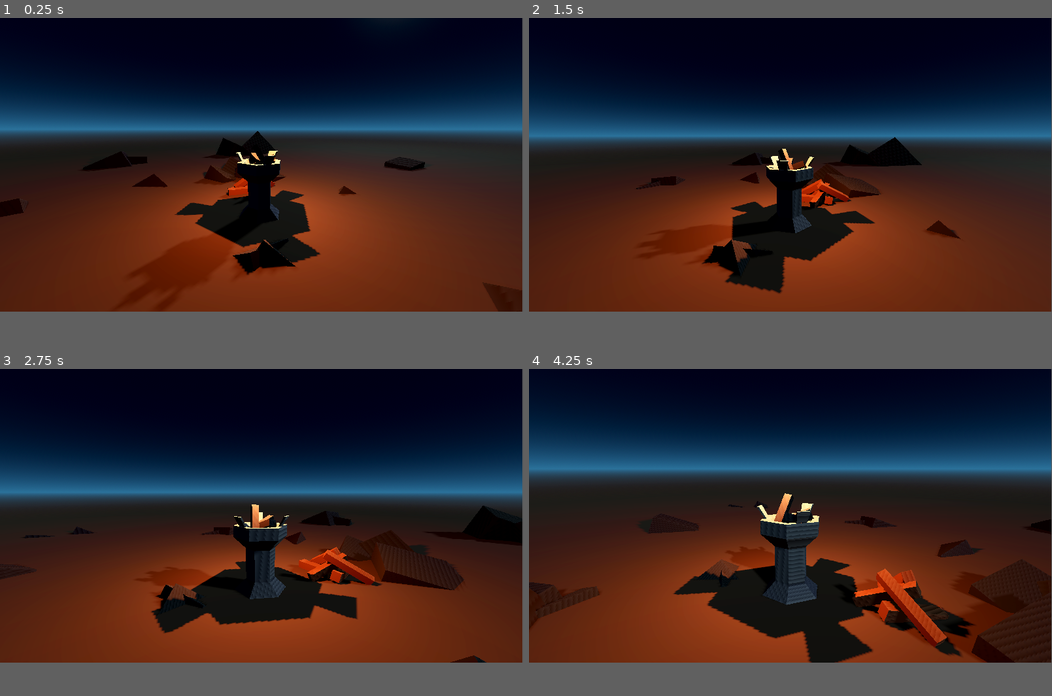
Above: before the commit, frames 1-4 (two rows, left to right).
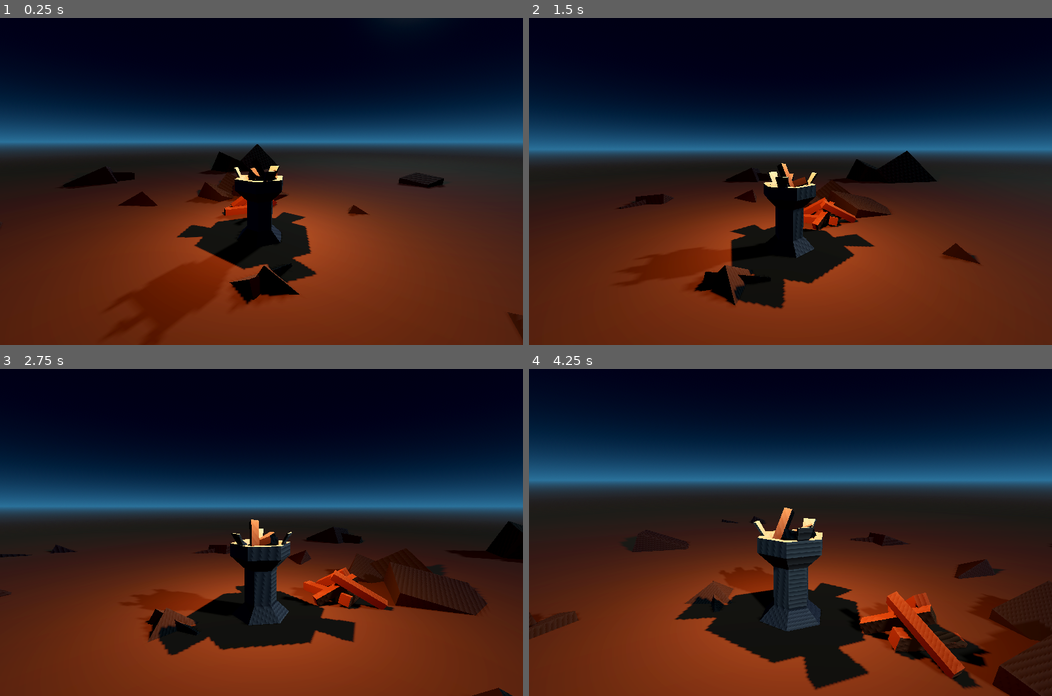
Above: after the commit, the same moments.

Repository: Sidremus/Godot-4.1-VFX-Tutorial-Project
Game: Godot game, scene res://torch VFX/Torch.tscn
Same seed, same stepped clock (60 frames per second), same inputs: the game is played once before the commit and once after it. Sound files missing from this copy of the repository are replaced by a short silence.
Inputs:
- Up to frame 1 (0.25 s): no input
- Up to frame 2 (1.5 s): no input
- Up to frame 3 (2.75 s): no input
- Up to frame 4 (4.25 s): no input
In our replay, the window is 799x449 before the commit and 800x500 after it. These sizes can differ from the game's own. Grey fills any space a smaller window leaves; there, only what the larger window draws over its background counts as a difference.

The runs differ from the first frame. In frame 1, 23% of the frame differs, in the area x 0-100%, y 0-100%; in frame 2, 25%; in frame 3, 30%; in frame 4, 37%, in the area x 0-100%, y 9-100%.

Commit message:
readme
better video

added readme

Create torch_thumbnail_video.mp4

updated readme

embedding test

Update README.md

Diff:
--- a/project.godot
+++ b/project.godot
@@ -21,6 +21,6 @@
 
 [display]
 
-window/size/viewport_width=1920
-window/size/viewport_height=1080
-window/size/mode=3
+window/size/viewport_width=2880
+window/size/viewport_height=1620
+window/size/borderless=true
--- a/torch VFX/Torch.tscn
+++ b/torch VFX/Torch.tscn
@@ -3,19 +3,6 @@
 [ext_resource type="ArrayMesh" uid="uid://cou565kcb5s5" path="res://torch VFX/torch_mesh.obj" id="1_d8i0i"]
 [ext_resource type="Script" path="res://torch VFX/torchlight.gd" id="2_jmu0o"]
 [ext_resource type="AudioStream" uid="uid://cqlc6iivqcxh0" path="res://torch VFX/torch_fire_loop.mp3" id="3_73qxx"]
-
-[sub_resource type="StandardMaterial3D" id="StandardMaterial3D_c8oum"]
-albedo_color = Color(0.4, 0.439216, 0.458824, 1)
-metallic = 0.17
-roughness = 0.7
-
-[sub_resource type="StandardMaterial3D" id="StandardMaterial3D_ypw5c"]
-albedo_color = Color(0.141176, 0.172549, 0.207843, 1)
-distance_fade_min_distance = 31.7
-distance_fade_max_distance = 13.55
-
-[sub_resource type="BoxMesh" id="BoxMesh_1lhyi"]
-material = SubResource("StandardMaterial3D_ypw5c")
 
 [sub_resource type="Gradient" id="Gradient_legtt"]
 offsets = PackedFloat32Array(0.124561, 0.264912, 0.392982, 0.561404, 1)
@@ -260,28 +247,21 @@
 [sub_resource type="BoxMesh" id="BoxMesh_60bww"]
 material = SubResource("StandardMaterial3D_6asn3")
 
+[sub_resource type="StandardMaterial3D" id="StandardMaterial3D_ypw5c"]
+albedo_color = Color(0.141176, 0.172549, 0.207843, 1)
+distance_fade_min_distance = 31.7
+distance_fade_max_distance = 13.55
+
+[sub_resource type="BoxMesh" id="BoxMesh_1lhyi"]
+material = SubResource("StandardMaterial3D_ypw5c")
+
+[sub_resource type="StandardMaterial3D" id="StandardMaterial3D_c8oum"]
+albedo_color = Color(0.4, 0.439216, 0.458824, 1)
+metallic = 0.17
+roughness = 0.7
+
 [node name="World" type="Node3D"]
 transform = Transform3D(1, 0, 0, 0, 1, 0, 0, 0, 1, 0, 0.709935, 0)
-
-[node name="TorchMesh" type="MeshInstance3D" parent="."]
-transform = Transform3D(0.571, 0, 1.71167e-07, 0, 0.571, 0, -1.71167e-07, 0, 0.571, -0.0343991, -0.160167, 0.0077457)
-mesh = ExtResource("1_d8i0i")
-surface_material_override/0 = SubResource("StandardMaterial3D_c8oum")
-
-[node name="Stick2" type="MeshInstance3D" parent="TorchMesh"]
-transform = Transform3D(-0.185073, 0.0451434, -0.678039, -0.110411, 0.036585, 1.11768, 0.0501196, 0.247292, -0.0415748, 0.15093, 1.54714, 0.22947)
-mesh = SubResource("BoxMesh_1lhyi")
-skeleton = NodePath("../..")
-
-[node name="Stick3" type="MeshInstance3D" parent="TorchMesh"]
-transform = Transform3D(0.0975592, 0.171098, -1.10053, -0.211852, 0.0761396, -0.51458, -0.00201738, 0.278537, 0.816692, -0.0102555, 1.3082, 0.0543669)
-mesh = SubResource("BoxMesh_1lhyi")
-skeleton = NodePath("../..")
-
-[node name="Stick4" type="MeshInstance3D" parent="TorchMesh"]
-transform = Transform3D(0.185801, -0.0836731, -0.806193, -0.010038, -0.312846, 0.526519, -0.140643, -0.0882102, -1.10263, -0.0102555, 1.3082, 0.0543669)
-mesh = SubResource("BoxMesh_1lhyi")
-skeleton = NodePath("../..")
 
 [node name="GPUParticles3D" type="GPUParticles3D" parent="."]
 transform = Transform3D(0.965926, 0, 0.258819, 0, 1, 0, -0.258819, 0, 0.965926, -0.0343991, 0.554933, 0.0077457)
@@ -294,8 +274,8 @@
 process_material = SubResource("ParticleProcessMaterial_ob3e1")
 draw_pass_1 = SubResource("SphereMesh_g7ox3")
 
-[node name="Light" type="OmniLight3D" parent="."]
-transform = Transform3D(0.965926, 0, 0.258819, 0, 1, 0, -0.258819, 0, 0.965926, -0.0338056, 1.50158, 0.00758669)
+[node name="Light" type="OmniLight3D" parent="." node_paths=PackedStringArray("audio_stream_player_3d")]
+transform = Transform3D(0.965926, 0, 0.258819, 0, 1, 0, -0.258819, 0, 0.965926, -0.0338056, 1.62503, 0.00758669)
 light_color = Color(1, 0.419608, 0.184314, 1)
 light_energy = 19.24
 light_size = 0.013
@@ -310,6 +290,7 @@
 script = ExtResource("2_jmu0o")
 noise = SubResource("FastNoiseLite_ud4lv")
 radius = 0.15
+audio_stream_player_3d = NodePath("../AudioStreamPlayer3D")
 
 [node name="AudioStreamPlayer3D" type="AudioStreamPlayer3D" parent="."]
 stream = ExtResource("3_73qxx")
@@ -501,3 +482,24 @@
 transform = Transform3D(-0.794314, 2.20865, 1.86104, -1.17019, -2.33409, 1.58789, 2.84004, -0.343994, 1.17477, -2.35696, -1.26688, -12.8979)
 mesh = SubResource("BoxMesh_1lhyi")
 skeleton = NodePath("../../..")
+
+[node name="TorchMesh" type="MeshInstance3D" parent="PresentationOnly"]
+transform = Transform3D(0.571, 0, 1.71167e-07, 0, 0.571, 0, -1.71167e-07, 0, 0.571, -0.0343991, -0.160167, 0.0077457)
+mesh = ExtResource("1_d8i0i")
+skeleton = NodePath("../..")
+surface_material_override/0 = SubResource("StandardMaterial3D_c8oum")
+
+[node name="Stick2" type="MeshInstance3D" parent="PresentationOnly/TorchMesh"]
+transform = Transform3D(-0.185073, 0.0451434, -0.678039, -0.110411, 0.036585, 1.11768, 0.0501196, 0.247292, -0.0415748, 0.15093, 1.54714, 0.22947)
+mesh = SubResource("BoxMesh_1lhyi")
+skeleton = NodePath("../../..")
+
+[node name="Stick3" type="MeshInstance3D" parent="PresentationOnly/TorchMesh"]
+transform = Transform3D(0.0975592, 0.171098, -1.10053, -0.211852, 0.0761396, -0.51458, -0.00201738, 0.278537, 0.816692, -0.0102555, 1.3082, 0.0543669)
+mesh = SubResource("BoxMesh_1lhyi")
+skeleton = NodePath("../../..")
+
+[node name="Stick4" type="MeshInstance3D" parent="PresentationOnly/TorchMesh"]
+transform = Transform3D(0.185801, -0.0836731, -0.806193, -0.010038, -0.312846, 0.526519, -0.140643, -0.0882102, -1.10263, -0.0102555, 1.3082, 0.0543669)
+mesh = SubResource("BoxMesh_1lhyi")
+skeleton = NodePath("../../..")
--- /dev/null
+++ b/torch VFX/VFXRecreatedForTheVideo.tscn
@@ -0,0 +1,82 @@
+[gd_scene load_steps=11 format=3 uid="uid://dq7aavuncklot"]
+
+[ext_resource type="Script" path="res://torch VFX/torchlight.gd" id="1_n50o2"]
+[ext_resource type="AudioStream" uid="uid://cqlc6iivqcxh0" path="res://torch VFX/torch_fire_loop.mp3" id="2_4ksog"]
+
+[sub_resource type="Gradient" id="Gradient_btx0j"]
+offsets = PackedFloat32Array(0, 0.242105, 0.489474, 1)
+colors = PackedColorArray(1, 1, 1, 1, 0.632903, 0.399355, 0.0335881, 0.32549, 0.821794, 0.182181, 8.66354e-07, 0.290196, 0, 0, 0, 0)
+
+[sub_resource type="GradientTexture1D" id="GradientTexture1D_ekb1j"]
+gradient = SubResource("Gradient_btx0j")
+
+[sub_resource type="Curve" id="Curve_ibtkq"]
+_data = [Vector2(0, 0.276042), 0.0, 0.0, 0, 0, Vector2(0.244479, 0.994792), 0.0, 0.0, 0, 0, Vector2(0.435331, 0.588542), 0.0, 0.0, 0, 0, Vector2(1, 0.270833), 0.0, 0.0, 0, 0]
+point_count = 4
+
+[sub_resource type="CurveTexture" id="CurveTexture_1ccy2"]
+curve = SubResource("Curve_ibtkq")
+
+[sub_resource type="ParticleProcessMaterial" id="ParticleProcessMaterial_0nosf"]
+lifetime_randomness = 0.09
+emission_shape = 1
+emission_sphere_radius = 0.19
+particle_flag_align_y = true
+particle_flag_rotate_y = true
+direction = Vector3(0, 1, 0)
+gravity = Vector3(0, 4.3, 0)
+initial_velocity_min = -0.22
+initial_velocity_max = 0.25
+radial_accel_min = -2.0
+radial_accel_max = 2.0
+angle_min = -720.0
+angle_max = 720.0
+scale_min = 0.75
+scale_max = 1.25
+scale_curve = SubResource("CurveTexture_1ccy2")
+color = Color(1, 1, 1, 0.27451)
+color_ramp = SubResource("GradientTexture1D_ekb1j")
+hue_variation_min = -0.06
+hue_variation_max = 0.06
+
+[sub_resource type="StandardMaterial3D" id="StandardMaterial3D_3j6pf"]
+blend_mode = 1
+cull_mode = 2
+shading_mode = 0
+vertex_color_use_as_albedo = true
+billboard_mode = 3
+billboard_keep_scale = true
+particles_anim_h_frames = 1
+particles_anim_v_frames = 1
+particles_anim_loop = false
+proximity_fade_enabled = true
+proximity_fade_distance = 0.75
+
+[sub_resource type="SphereMesh" id="SphereMesh_607rf"]
+material = SubResource("StandardMaterial3D_3j6pf")
+radial_segments = 4
+rings = 2
+
+[sub_resource type="FastNoiseLite" id="FastNoiseLite_g04vg"]
+frequency = 0.2308
+
+[node name="GPUParticles3D" type="GPUParticles3D"]
+amount = 16
+preprocess = 1.0
+explosiveness = 0.1
+fixed_fps = 60
+process_material = SubResource("ParticleProcessMaterial_0nosf")
+draw_pass_1 = SubResource("SphereMesh_607rf")
+
+[node name="OmniLight3D" type="OmniLight3D" parent="." node_paths=PackedStringArray("audio_stream_player_3d")]
+transform = Transform3D(1, 0, 0, 0, 1, 0, 0, 0, 1, 0, 1.09279, 0)
+shadow_enabled = true
+omni_range = 7.643
+script = ExtResource("1_n50o2")
+noise = SubResource("FastNoiseLite_g04vg")
+audio_stream_player_3d = NodePath("../AudioStreamPlayer3D")
+
+[node name="AudioStreamPlayer3D" type="AudioStreamPlayer3D" parent="."]
+transform = Transform3D(1, 0, 0, 0, 1, 0, 0, 0, 1, 0, 1.02879, 0)
+stream = ExtResource("2_4ksog")
+autoplay = true
--- a/torch VFX/torchlight.gd
+++ b/torch VFX/torchlight.gd
@@ -1,16 +1,22 @@
 extends OmniLight3D
 
 @export var noise:Noise
-@onready var ref_pos: Vector3 = position
-@onready var audio_stream_player_3d: AudioStreamPlayer3D = $"../AudioStreamPlayer3D"
-
-var t:float
 @export var radius:float = .55
 
+@onready var original_position: Vector3 = position
+var offset: Vector3
+var time: float
+
+@export var audio_stream_player_3d: AudioStreamPlayer3D
+
 func _physics_process(delta: float) -> void:
-	t += delta
-	position = ref_pos + radius * Vector3(noise.get_noise_3d(t,0,0),noise.get_noise_3d(0,t,0),noise.get_noise_3d(0,0,t))
-	if t > 100: t = t - 100
+	time += delta
+
+	offset.x = noise.get_noise_3d(time,0,0)
+	offset.y = noise.get_noise_3d(0,time,0)
+	offset.z = noise.get_noise_3d(0,0,time)
+
+	position = original_position + radius * offset
 
 func _ready() -> void:
 	audio_stream_player_3d.seek(randf_range(0., audio_stream_player_3d.stream.get_length()))
Not shown, added: README.md
